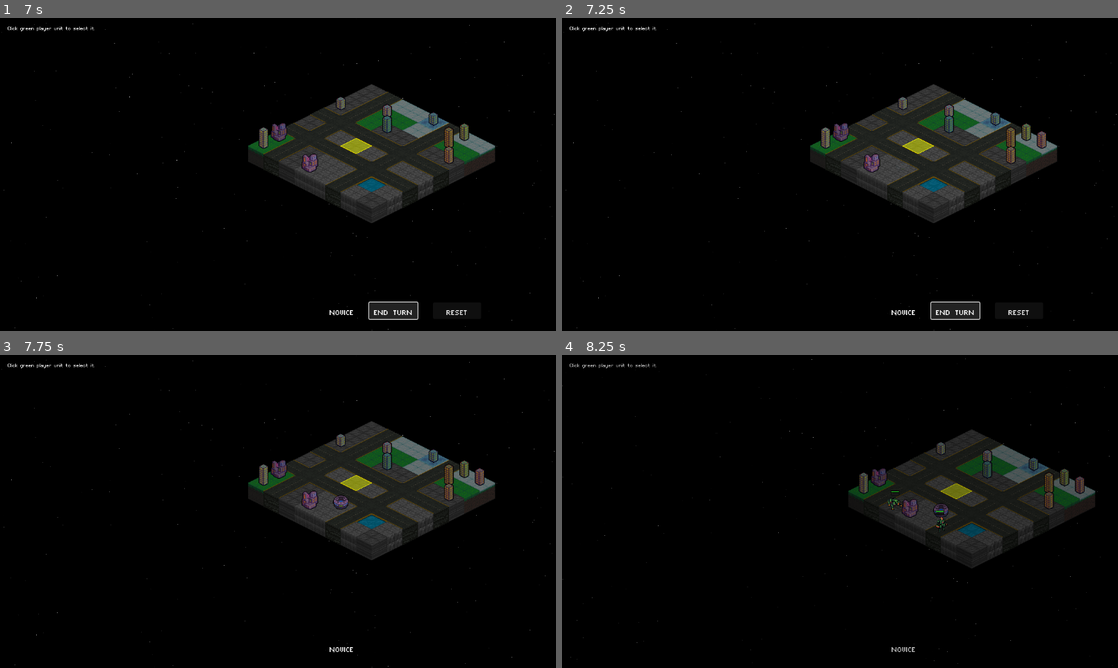
Above: before the commit, frames 1-4 (two rows, left to right).
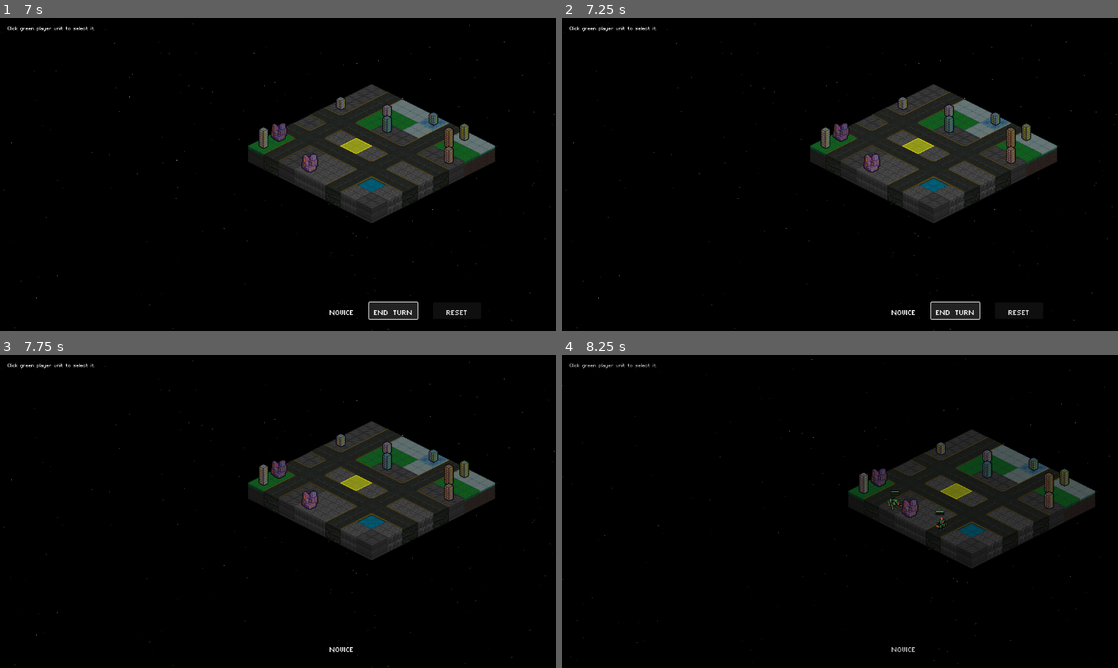
Above: after the commit, the same moments.

Repository: Tekknobot/Terrain
Game: Godot game, scene res://Scenes/TitleScreen.tscn
The game is run twice, just before and just after one commit, with the same random seed, the same clock (stepped at 60 frames per second) and the same inputs. Sound files missing from this copy of the repository are replaced by a short silence.
Inputs (mouse positions are in pixels of both pictures, inside the frame that each line leads up to):
- Up to frame 1 (7 s): click "PLAY" at 0.5 s; tap Enter (ui_accept) at 1.25, 1.52, 3.5, 4.25, 4.52 s; move the mouse to (400, 158) at 1.27 s; click (400, 158) at 1.42 s; drag from (166, 190) to (294, 215) at 2.02 s; move the mouse to (333, 105) at 2.77 s; click (333, 105) at 2.92 s; drag from (250, 237) to (361, 140) at 3.52 s; move the mouse to (444, 221) at 4.27 s; click (444, 221) at 4.42 s; click "END TURN" at 5 s; click "END TURN" at 5.75 s; click "END TURN" at 6.5 s
- Up to frame 2 (7.25 s): no input
- Up to frame 3 (7.75 s): click "RESET" at 7.25 s
- Up to frame 4 (8.25 s): drag from (673, 464) to (951, 524) at 8.02 s

Frame 1 is identical in both runs. In frame 2, less than 0.1% of the frame differs, in the area x 85-88%, y 36-42%; in frame 3, 0.2%, in the area x 59-88%, y 36-50%; in frame 4, 0.1%.

Commit message:
Add Orbital Strike.

Diff:
--- a/Prefabs/UpgradeWindow.tscn
+++ b/Prefabs/UpgradeWindow.tscn
@@ -48,6 +48,7 @@
 grow_vertical = 2
 
 [node name="PanelContainer" type="PanelContainer" parent="Control"]
+layout_mode = 0
 offset_right = 40.0
 offset_bottom = 40.0
 theme_override_styles/panel = SubResource("StyleBoxFlat_egeuw")
@@ -76,6 +77,7 @@
 
 [node name="ContinueButton" type="Button" parent="Control"]
 custom_minimum_size = Vector2(100, 0)
+layout_mode = 0
 offset_top = 176.0
 offset_right = 100.0
 offset_bottom = 204.0
--- /dev/null
+++ b/Prefabs/orbital_strike_pickup.tscn
@@ -0,0 +1,33 @@
+[gd_scene load_steps=6 format=3 uid="uid://bwwfgkwcafc8o"]
+
+[ext_resource type="Script" path="res://Scripts/orbital_strike_pickup.gd" id="1_bvqa8"]
+[ext_resource type="Texture2D" uid="uid://dg1tao3x22ih2" path="res://Sprites/Drops/orbital_drop.png" id="2_q0sk2"]
+[ext_resource type="AudioStream" uid="uid://c6s11jra8nh3m" path="res://Audio/SFX/pickupCoin.wav" id="3_kitd2"]
+
+[sub_resource type="SpriteFrames" id="SpriteFrames_2fk70"]
+animations = [{
+"frames": [{
+"duration": 1.0,
+"texture": ExtResource("2_q0sk2")
+}],
+"loop": true,
+"name": &"default",
+"speed": 12.0
+}]
+
+[sub_resource type="RectangleShape2D" id="RectangleShape2D_8o60g"]
+size = Vector2(16, 16)
+
+[node name="OrbitalStrikePickup" type="Area2D"]
+z_index = 4096
+script = ExtResource("1_bvqa8")
+
+[node name="AnimatedSprite2D" type="AnimatedSprite2D" parent="."]
+sprite_frames = SubResource("SpriteFrames_2fk70")
+autoplay = "default"
+
+[node name="CollisionShape2D" type="CollisionShape2D" parent="."]
+shape = SubResource("RectangleShape2D_8o60g")
+
+[node name="AudioStreamPlayer2D" type="AudioStreamPlayer2D" parent="."]
+stream = ExtResource("3_kitd2")
--- a/Scenes/Main.tscn
+++ b/Scenes/Main.tscn
@@ -245,7 +245,6 @@
 enemy_units = Array[PackedScene]([ExtResource("9_tx01l"), ExtResource("10_jnxcy"), ExtResource("11_kslvh"), ExtResource("28_ao3sm"), ExtResource("12_igjmq"), ExtResource("31_52wv1"), ExtResource("13_mmtes"), ExtResource("14_42888")])
 map_details = NodePath("../CanvasLayer/Control/HBoxContainer/MapDetails")
 structure_scenes = Array[PackedScene]([ExtResource("29_u3kwq"), ExtResource("30_vr6ln"), ExtResource("31_u8ap8"), ExtResource("32_ebequ"), ExtResource("33_8ltv0"), ExtResource("34_r0hbk")])
-max_structures = 12
 reset_button = NodePath("../CanvasLayer/Control/HBoxContainer/Reset")
 menu_button = NodePath("../CanvasLayer/Control/HBoxContainer/Menu")
 endturn_button = NodePath("../CanvasLayer/Control/HBoxContainer/EndTurn")
--- /dev/null
+++ b/Scenes/VFX/orbital_strike_controller.tscn
@@ -0,0 +1,6 @@
+[gd_scene load_steps=2 format=3 uid="uid://u2roq00qfoec"]
+
+[ext_resource type="Script" path="res://Scripts/OrbitalStrikeController.gd" id="1_jouj2"]
+
+[node name="OrbitalStrikeController" type="Node2D"]
+script = ExtResource("1_jouj2")
--- /dev/null
+++ b/Scripts/OrbitalStrikeController.gd
@@ -0,0 +1,85 @@
+extends Node2D
+
+@export var sfx_stream      : AudioStream
+@export var flash_color     : Color  = Color(1,1,1,1)
+@export var flash_time      : float  = 0.25
+@export var laser_width     : float  = 1.0
+@export var laser_color     : Color  = Color(1,0,0,1)
+@export var laser_delay     : float  = 0.1   # seconds between each beam start
+@export var laser_linger    : float  = 0.05  # time beam stays at full alpha
+@export var laser_fade      : float  = 0.2   # fade-out duration
+@export var laser_height    : float  = 400.0 # how far above the top of the screen beams start
+@export var start_offset_x  : float  = 200.0 # max horizontal offset from target
+
+const ExplosionScene = preload("res://Scenes/VFX/Explosion.tscn")
+
+func _ready() -> void:
+	# 1) play strike SFX
+	if sfx_stream:
+		var sfx = AudioStreamPlayer2D.new()
+		sfx.stream = sfx_stream
+		add_child(sfx)
+		sfx.play()
+
+	# 2) full-screen flash
+	var layer = CanvasLayer.new()
+	layer.layer = 100
+	add_child(layer)
+	var flash = ColorRect.new()
+	flash.color = flash_color
+	flash.anchor_left   = 0.0
+	flash.anchor_top    = 0.0
+	flash.anchor_right  = 1.0
+	flash.anchor_bottom = 1.0
+	layer.add_child(flash)
+	var tw = create_tween()
+	tw.tween_property(flash, "modulate:a", 0.0, flash_time)
+	tw.tween_callback(Callable(layer, "queue_free"))
+
+func _strike_all(is_player_team: bool) -> void:
+	var vr    = get_viewport().get_visible_rect()
+	var top_y = vr.position.y - laser_height
+
+	# 1) snapshot only the enemy units
+	var targets: Array = []
+	for z in get_tree().get_nodes_in_group("Units"):
+		if z is Area2D \
+		and z.has_method("take_damage") \
+		and is_instance_valid(z) \
+		and z.is_player != is_player_team:
+			targets.append(z)
+
+	# 2) strike each one in turn
+	for unit in targets:
+		var target_pos = unit.global_position
+		target_pos.y -= 8  # optional vertical offset
+
+		# a) pick random beam start X
+		var sx = target_pos.x + randf_range(-start_offset_x, start_offset_x)
+		var start_pos = Vector2(sx, top_y)
+
+		# b) draw the beam
+		var beam = Line2D.new()
+		beam.width         = laser_width
+		beam.default_color = laser_color
+		beam.add_point(beam.to_local(start_pos))
+		beam.add_point(beam.to_local(target_pos))
+		get_tree().get_current_scene().add_child(beam)
+
+		# c) fade & free the beam
+		var twb = get_tree().create_tween()
+		twb.tween_interval(laser_linger)
+		twb.tween_property(beam, "modulate:a", 0.0, laser_fade)
+		twb.tween_callback(Callable(beam, "queue_free"))
+
+		# d) spawn explosion effect
+		var exp = ExplosionScene.instantiate()
+		exp.global_position = target_pos
+		get_tree().get_current_scene().add_child(exp)
+
+		# 🔒 Only strike if still valid and an enemy
+		if is_instance_valid(unit) and unit.is_player != is_player_team:
+			unit.take_damage(20)
+
+		# e) wait before next beam
+		await get_tree().create_timer(laser_delay).timeout
--- a/Scripts/TurnManager.gd
+++ b/Scripts/TurnManager.gd
@@ -66,6 +66,7 @@
 			"coins": calculate_coins_reward()
 		}
 
+		reset_button.visible = false
 		_show_game_over_screen(result, stats, rewards)
 
 		print("🏁 Game Over — no units remain for one team. Turn will not start.")
--- a/Scripts/Unit.gd
+++ b/Scripts/Unit.gd
@@ -572,6 +572,7 @@
 	var coin_scene = preload("res://Prefabs/coin_pickup.tscn")
 	var health_scene = preload("res://Prefabs/health_pickup.tscn")
 	var lightning_scene = preload("res://Prefabs/lightning_pickup.tscn")
+	var orbital_strike_scene = preload("res://Prefabs/orbital_strike_pickup.tscn")
 
 	var num_attempts := 1
 	var tilemap_node = tilemap.get_node("TileMap")
@@ -584,13 +585,13 @@
 		var drop = null
 
 		if roll < 40:
-			drop = coin_scene.instantiate()          # 0–39 → 40%
+			drop = health_scene.instantiate()         # 0–39 → 40%
 		elif roll < 70:
-			drop = health_scene.instantiate()        # 40–69 → 30%
+			drop = lightning_scene.instantiate()        # 40–69 → 30%
 		elif roll < 90:
-			drop = lightning_scene.instantiate()     # 70–89 → 20%
+			drop = orbital_strike_scene.instantiate()    # 70–89 → 20%
 		else:
-			continue                                 # 90–99 → 10% chance to drop nothing
+			continue                                 # 96–99 → 5% chance to drop nothing
 
 		var collider = drop.get_node("CollisionShape2D")
 		collider.disabled = true
--- /dev/null
+++ b/Scripts/orbital_strike_pickup.gd
@@ -0,0 +1,42 @@
+extends Area2D
+
+@export var orbital_scene := preload("res://Scenes/VFX/orbital_strike_controller.tscn")
+
+# Wiggle & rotate parameters
+@export var wiggle_amplitude: float = 5.0
+@export var wiggle_speed: float = 2.5
+@export var rotate_speed: float = 2.0
+
+var base_y: float
+
+func _ready():
+	monitoring = true
+	connect("area_entered", Callable(self, "_on_area_entered"))
+	base_y = position.y
+	set_process(true)
+
+func _process(delta: float) -> void:
+	var t = Time.get_ticks_msec() / 1000.0
+	position.y = base_y + sin(t * wiggle_speed) * wiggle_amplitude
+	rotation += rotate_speed * delta
+
+func _on_area_entered(area: Area2D) -> void:
+	if area.is_in_group("Units"):
+		print("🚀 Orbital strike pickup collected!")
+		_trigger_orbital_strike(area.is_player)
+
+		if $AudioStreamPlayer2D:
+			$AudioStreamPlayer2D.play()
+			await $AudioStreamPlayer2D.finished
+
+		queue_free()
+
+func _trigger_orbital_strike(is_player_team: bool) -> void:
+	if not orbital_scene:
+		push_error("❗ OrbitalStrikeController scene not found!")
+		return
+
+	var orbital = orbital_scene.instantiate()
+	get_tree().get_current_scene().add_child(orbital)
+	orbital._strike_all(is_player_team)
+	orbital.z_index = 9999
Binary file added: Sprites/Drops/orbital_drop.png
Not shown, added: Sprites/Drops/orbital_drop.png.import
